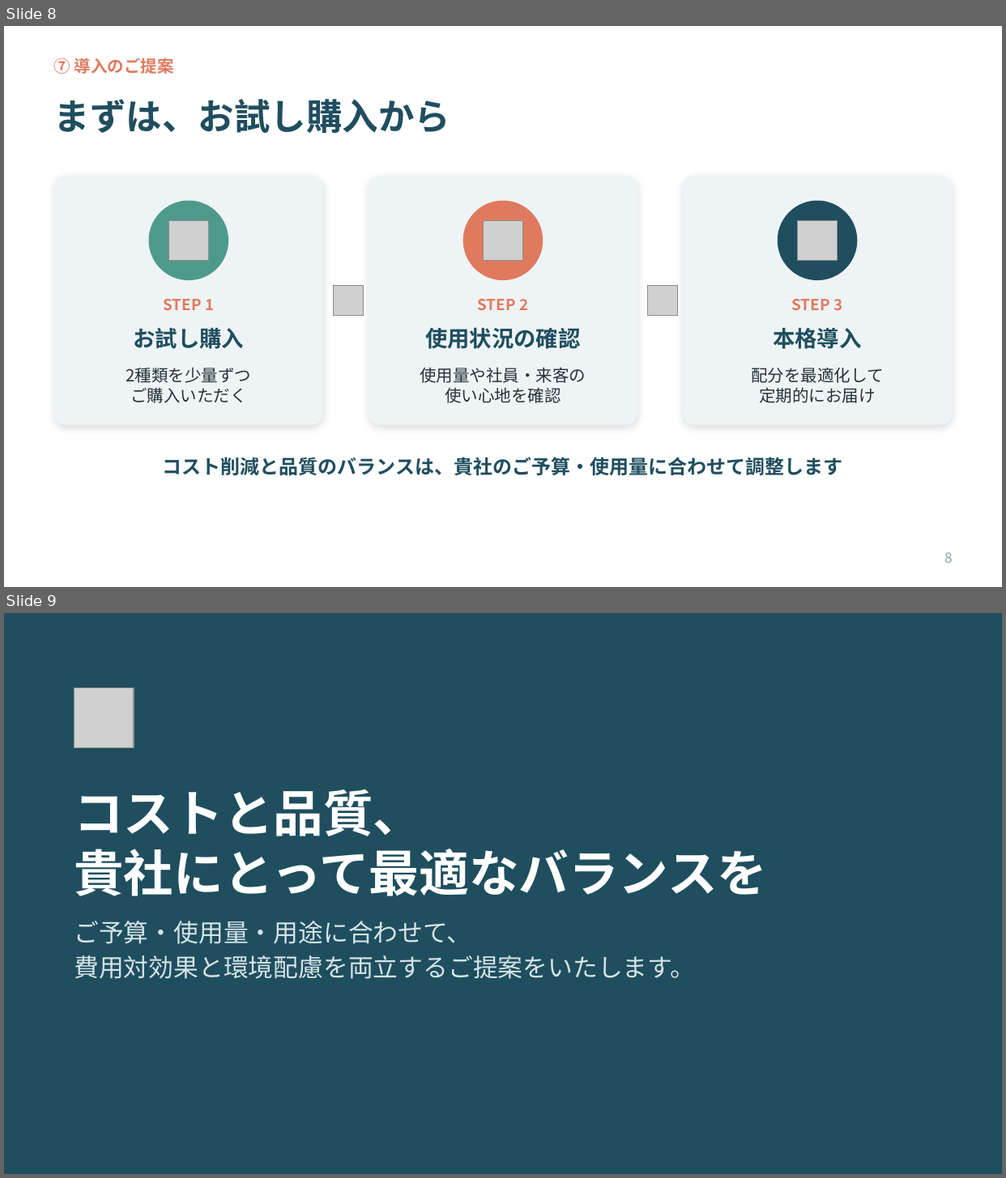
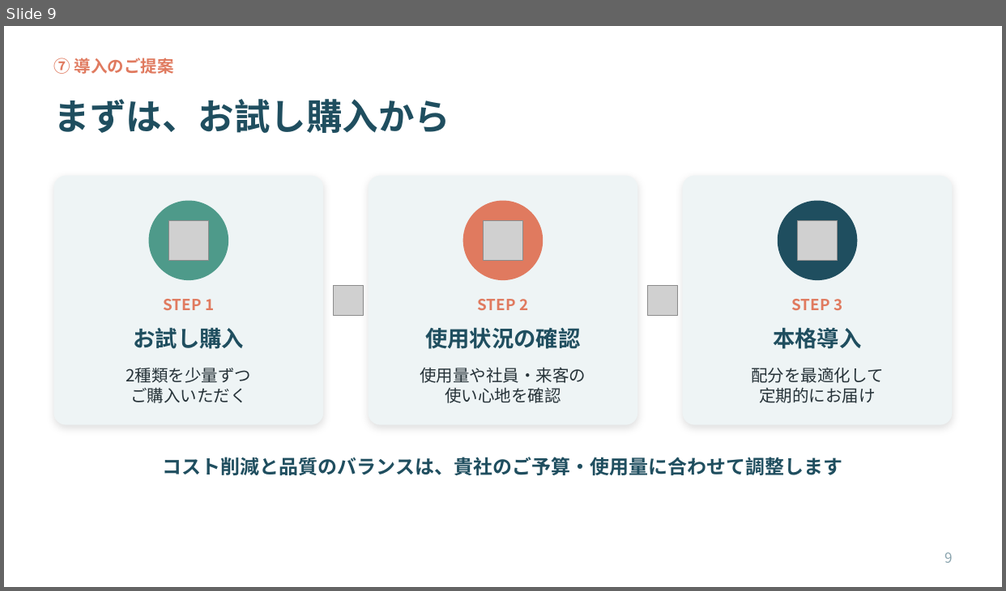
Before and after one commit to ha19870907-a11y/turbo-disco, a slide deck: tissue_sales_roleplay.pptx. Shown one above the other, each under a label of ours: slides 8 and 9 before the commit, slide 9 after it. The pictures are 1006x1178 and 1006x591 pixels, drawn with LibreOffice and Linux fonts; fonts in the diff are those of the drawing; grey boxes stand for pictures. Boxes give left, top, right and bottom in pixels: in the first picture for what was removed or moved away, otherwise in the second. Text is boxed around its words. In the diff, an @@ line names an element or a change of style, - is before the commit and + after.

```diff
--- a/tissue_sales_roleplay.pptx
+++ b/tissue_sales_roleplay.pptx
@@ slide 9 removed at (4, 613, 1002, 1174), background #1F4E5F @@
@@ picture removed at (74, 688, 134, 747) @@
@@ title removed at (74, 790, 767, 897) @@
-コストと品質、
-貴社にとって最適なバランスを
@@ text removed at (74, 921, 695, 979) @@
-ご予算・使用量・用途に合わせて、
-費用対効果と環境配慮を両立するご提案をいたします。
@@ what was slide 8 is now slide 9 @@
@@ page number at (944, 552, 953, 563): text changed @@
-8
+9
```
Also in this commit, not shown: 4 slides changed, 2 slides added.
